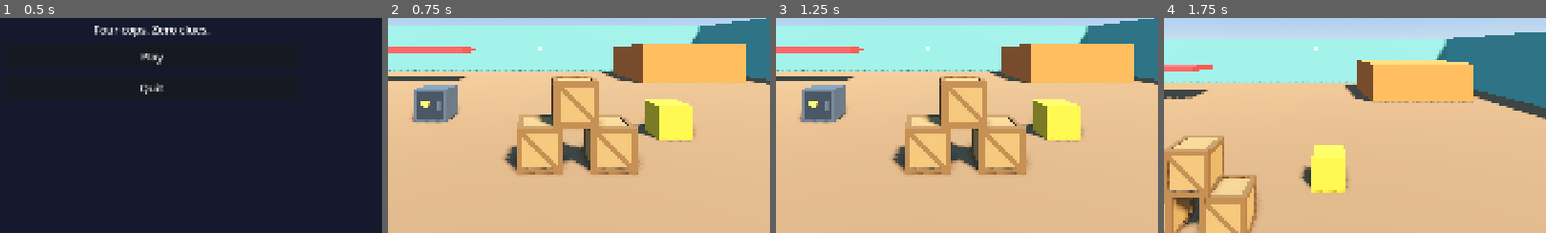
Above: before the commit, frames 1-4 (left to right).
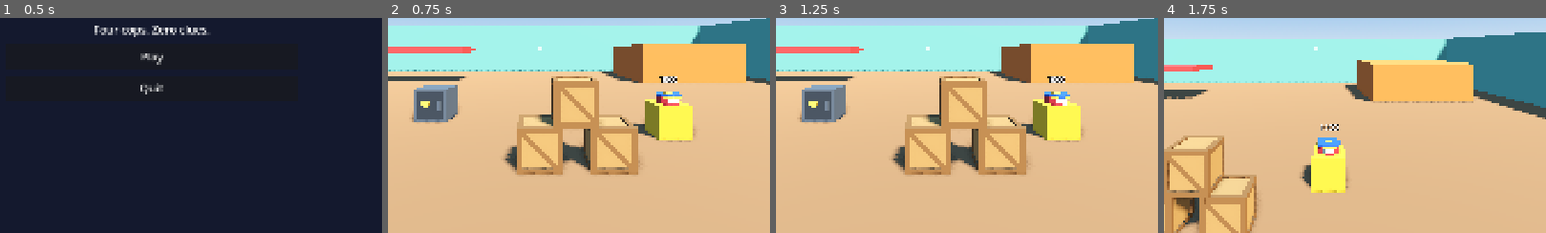
Above: after the commit, the same moments.

Repository: cristiangelini/BPD
Game: Godot game, scene res://scenes/ui/main_menu.tscn
Same seed, same stepped clock (60 frames per second), same inputs: the game is played once before the commit and once after it.
Inputs (mouse positions are % of the whole screen's width and height, from its top left):
- Up to frame 1 (0.5 s): no input
- Up to frame 2 (0.75 s): click "Play" at 0.5 s
- Up to frame 3 (1.25 s): no input
- Up to frame 4 (1.75 s): tap Enter at 1.25 s; move the mouse to (72, 45) at 1.27 s; hold D (move_right) from 1.28 s (still down); click (72, 45) at 1.35 s; tap Space (jump) at 1.52 s
The pictures show only the part of the screen within x 30-80%, y 43-93%; the shares and areas given below are measured in that part.

Frame 1 is identical in both runs. In frame 2, 0.6% of the frame differs, in the area x 64-77%, y 27-51%; in frame 3, 0.6%; in frame 4, 0.6%, in the area x 36-47%, y 49-71%.

Commit message:
Add fragile evidence: cookie tin loses value on hard hits
Co-Authored-By: Claude Opus 5.5 (1M context) <noreply@anthropic.com>
Claude-Session: https://claude.ai/code/session_01UXwRy4nCUmp8Zcg5tBLZhH

Diff:
--- a/scenes/levels/grey_room.tscn
+++ b/scenes/levels/grey_room.tscn
@@ -1,8 +1,9 @@
-[gd_scene load_steps=37 format=3]
+[gd_scene load_steps=38 format=3]
 
 [ext_resource type="PackedScene" path="res://scenes/player/cop.tscn" id="1"]
 [ext_resource type="PackedScene" path="res://scenes/props/crate.tscn" id="2"]
 [ext_resource type="PackedScene" path="res://scenes/props/heavy_safe.tscn" id="3"]
+[ext_resource type="PackedScene" path="res://scenes/props/cookie_tin.tscn" id="4"]
 
 [sub_resource type="ProceduralSkyMaterial" id="SkyMat"]
 sky_top_color = Color(0.32, 0.56, 0.9, 1)
@@ -257,3 +258,6 @@
 
 [node name="HeavySafe" parent="Props" instance=ExtResource("3")]
 transform = Transform3D(1, 0, 0, 0, 1, 0, 0, 0, 1, -2, 0.3, 1)
+
+[node name="CookieTin" parent="Props" instance=ExtResource("4")]
+transform = Transform3D(1, 0, 0, 0, 1, 0, 0, 0, 1, 2, 0.6, 2)
--- /dev/null
+++ b/scenes/props/cookie_tin.tscn
@@ -0,0 +1,28 @@
+[gd_scene load_steps=4 format=3]
+
+[ext_resource type="Script" path="res://scripts/props/evidence.gd" id="1"]
+[ext_resource type="PackedScene" path="res://assets/models/cookie_tin.glb" id="2"]
+
+[sub_resource type="CylinderShape3D" id="Shape"]
+height = 0.17
+radius = 0.18
+
+[node name="CookieTin" type="RigidBody3D"]
+collision_layer = 4
+collision_mask = 7
+mass = 3.0
+script = ExtResource("1")
+full_value = 1000.0
+
+[node name="Shape" type="CollisionShape3D" parent="."]
+shape = SubResource("Shape")
+
+[node name="Model" parent="." instance=ExtResource("2")]
+
+[node name="ValueLabel" type="Label3D" parent="."]
+transform = Transform3D(1, 0, 0, 0, 1, 0, 0, 0, 1, 0, 0.3, 0)
+billboard = 1
+no_depth_test = true
+pixel_size = 0.004
+outline_size = 8
+text = "1000"
--- /dev/null
+++ b/scripts/props/evidence.gd
@@ -0,0 +1,70 @@
+class_name Evidence
+extends Grabbable
+
+## Evidence for a case (docs/diseno/allanamiento.md, "La evidencia"): a grabbable object with a value.
+## Every hit faster than SAFE_SPEED takes value off, more the harder the hit; at 0 it breaks and no longer counts.
+
+signal damaged(loss: float)
+signal broken
+
+## Hits at or below this relative speed do nothing (m/s).
+const SAFE_SPEED := 3.0
+## Share of the full value lost per m/s above SAFE_SPEED (proposal: a 7 m/s drop costs 40%).
+const LOSS_PER_SPEED := 0.1
+
+@export var full_value := 1000.0
+
+var value := 0.0
+var is_broken := false
+
+## Colliders touching last physics step, so only new contacts count as hits.
+var _touching := {}
+var _last_velocity := Vector3.ZERO
+
+
+@onready var _label: Label3D = get_node_or_null("ValueLabel")
+
+
+func _ready() -> void:
+	value = full_value
+	contact_monitor = true
+	max_contacts_reported = 8
+	_show_value()
+
+
+## Placeholder feedback until the HUD exists: the value floats over the object (a number, so no text key).
+func _show_value() -> void:
+	if _label:
+		_label.text = "%d" % roundi(value)
+		_label.modulate = Color.WHITE.lerp(Color(1, 0.25, 0.2), 1.0 - value / full_value)
+
+
+## Applies a hit at `speed` m/s and returns the value lost.
+func hit(speed: float) -> float:
+	if is_broken or speed <= SAFE_SPEED:
+		return 0.0
+	var loss := minf(value, full_value * LOSS_PER_SPEED * (speed - SAFE_SPEED))
+	value -= loss
+	_show_value()
+	damaged.emit(loss)
+	if value <= 0.0:
+		value = 0.0
+		is_broken = true
+		broken.emit()
+	return loss
+
+
+func _integrate_forces(state: PhysicsDirectBodyState3D) -> void:
+	var now := {}
+	var hardest := 0.0
+	for i in state.get_contact_count():
+		var id := state.get_contact_collider_id(i)
+		now[id] = true
+		if _touching.has(id):
+			continue
+		var relative := _last_velocity - state.get_contact_collider_velocity_at_position(i)
+		hardest = maxf(hardest, absf(relative.dot(state.get_contact_local_normal(i))))
+	_touching = now
+	_last_velocity = state.linear_velocity
+	if hardest > 0.0:
+		hit(hardest)
--- /dev/null
+++ b/tests/unit/test_evidence.gd
@@ -0,0 +1,70 @@
+extends GutTest
+
+## Fragile evidence (docs/diseno/allanamiento.md, "La evidencia").
+
+const TIN_SCENE := preload("res://scenes/props/cookie_tin.tscn")
+
+
+func _floor() -> void:
+	var floor_body := StaticBody3D.new()
+	var shape := CollisionShape3D.new()
+	var box := BoxShape3D.new()
+	box.size = Vector3(20, 0.2, 20)
+	shape.shape = box
+	shape.position.y = -0.1
+	floor_body.add_child(shape)
+	add_child_autofree(floor_body)
+
+
+func _tin(at: Vector3) -> Evidence:
+	var tin: Evidence = TIN_SCENE.instantiate()
+	tin.position = at
+	add_child_autofree(tin)
+	return tin
+
+
+func test_cookie_tin_is_the_main_evidence() -> void:
+	var tin := _tin(Vector3.ZERO)
+	assert_eq(tin.full_value, 1000.0)
+	assert_eq(tin.value, 1000.0)
+	assert_eq(tin.mass, 3.0)
+
+
+func test_soft_hit_costs_nothing() -> void:
+	var tin := _tin(Vector3.ZERO)
+	assert_eq(tin.hit(2.9), 0.0)
+	assert_eq(tin.hit(3.0), 0.0)
+	assert_eq(tin.value, 1000.0)
+
+
+func test_hard_hit_costs_in_proportion() -> void:
+	var tin := _tin(Vector3.ZERO)
+	assert_almost_eq(tin.hit(5.0), 200.0, 0.01)
+	assert_almost_eq(tin.hit(7.0), 400.0, 0.01)
+	assert_almost_eq(tin.value, 400.0, 0.01)
+	assert_false(tin.is_broken)
+
+
+func test_breaks_at_zero_and_stops_losing() -> void:
+	var tin := _tin(Vector3.ZERO)
+	watch_signals(tin)
+	tin.hit(20.0)
+	assert_eq(tin.value, 0.0)
+	assert_true(tin.is_broken)
+	assert_signal_emitted(tin, "broken")
+	assert_eq(tin.hit(20.0), 0.0)
+
+
+func test_resting_on_the_floor_keeps_its_value() -> void:
+	_floor()
+	var tin := _tin(Vector3(0, 0.2, 0))
+	await wait_physics_frames(120)
+	assert_eq(tin.value, 1000.0)
+
+
+func test_dropping_it_from_high_up_damages_it() -> void:
+	_floor()
+	var tin := _tin(Vector3(0, 3.0, 0))
+	await wait_physics_frames(120)
+	assert_lt(tin.value, 1000.0)
+	assert_gt(tin.value, 0.0)
Binary file added: assets/models/cookie_tin.glb
Not shown, added: assets/models/cookie_tin.glb.import
Not shown, added: scripts/props/evidence.gd.uid
Not shown, added: tests/unit/test_evidence.gd.uid
Not shown, changed: CHANGELOG.md
Not shown, changed: docs/diseno/allanamiento.md
Not shown, changed: tools/modelgen/models/props.js
